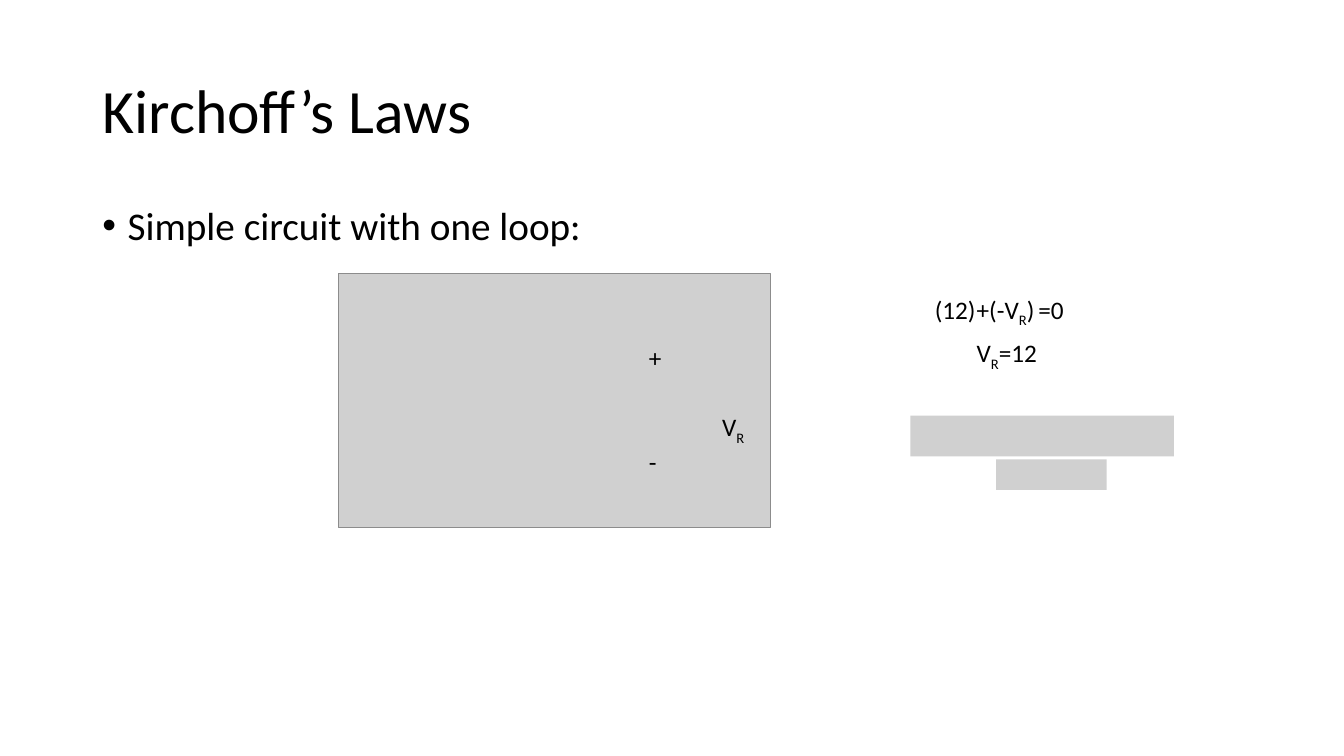
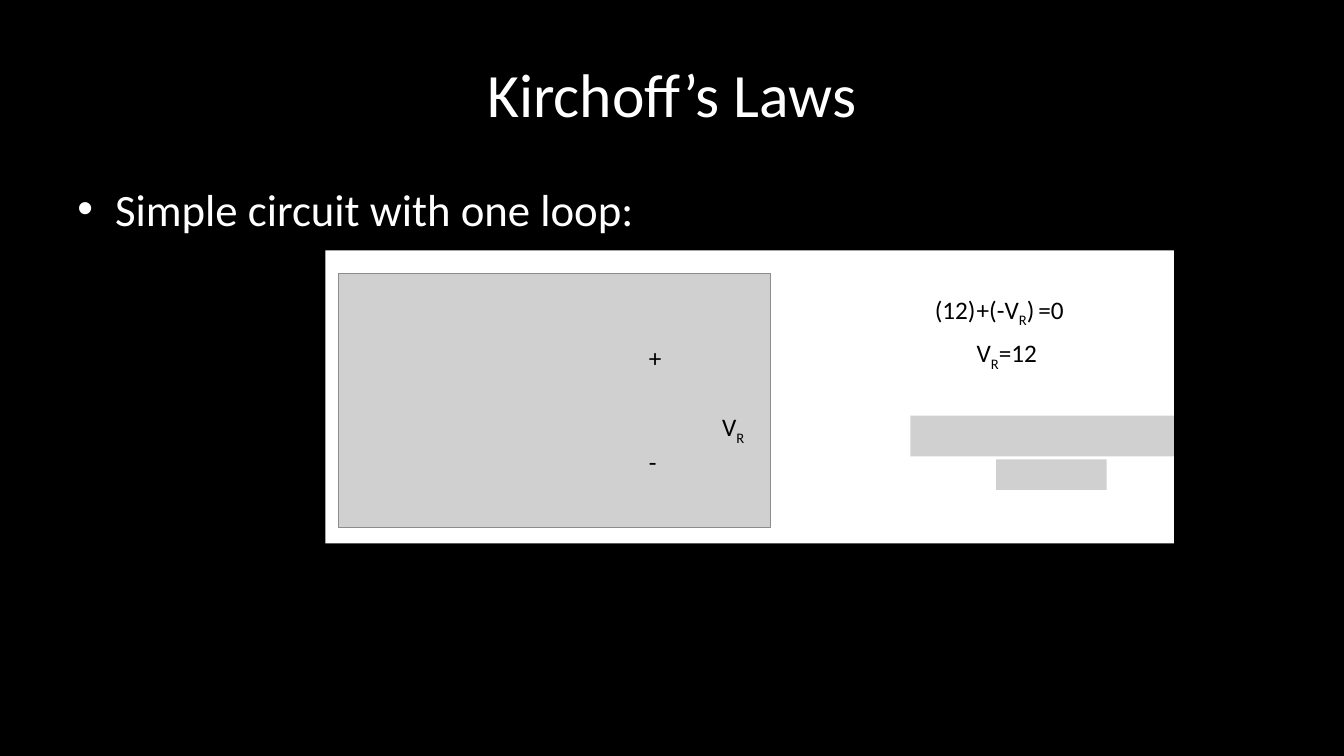
Before and after one commit to carlosgj/FRC-Training, a slide deck: slide 19 of Electronics 101.pptx. Drawn at 1344x756 pixels with LibreOffice and Linux fonts; fonts in the diff are those of the drawing; grey boxes stand for pictures; background and template pictures are left out. Boxes give left, top, right and bottom in pixels: in the first picture for what was removed or moved away, otherwise in the second. Text is boxed around its words. In the diff, an @@ line names an element or a change of style, - is before the commit and + after.

```diff
--- a/Electronics 101.pptx
+++ b/Electronics 101.pptx
@@ background #FFFFFF to #000000 @@
@@ title "Kirchoff’s Laws": place and size @@
-title "Kirchoff’s Laws" at bbox=[102, 90, 472, 134]
+title "Kirchoff’s Laws" at bbox=[487, 74, 857, 118]
@@ title "Kirchoff’s Laws" at bbox=[487, 74, 857, 118]: text colour #000000 to #FFFFFF; alignment left to centre; line spacing 0.9 to 1 @@
@@ text "Simple circuit with one loop:": place and size @@
-text "Simple circuit with one loop:" at bbox=[128, 212, 580, 247]
+text "Simple circuit with one loop:" at bbox=[115, 195, 633, 234]
@@ text "Simple circuit with one loop:" at bbox=[115, 195, 633, 234]: size 28 to 32 pt, text colour #000000 to #FFFFFF; indent changed; line spacing 0.9 to 1; less space between paragraphs @@
@@ rectangle added at bbox=[326, 250, 1175, 543], fill #FFFFFF @@
```
Also in this commit, not shown: 18 other slides changed, 5 slides added, 1 other file.
